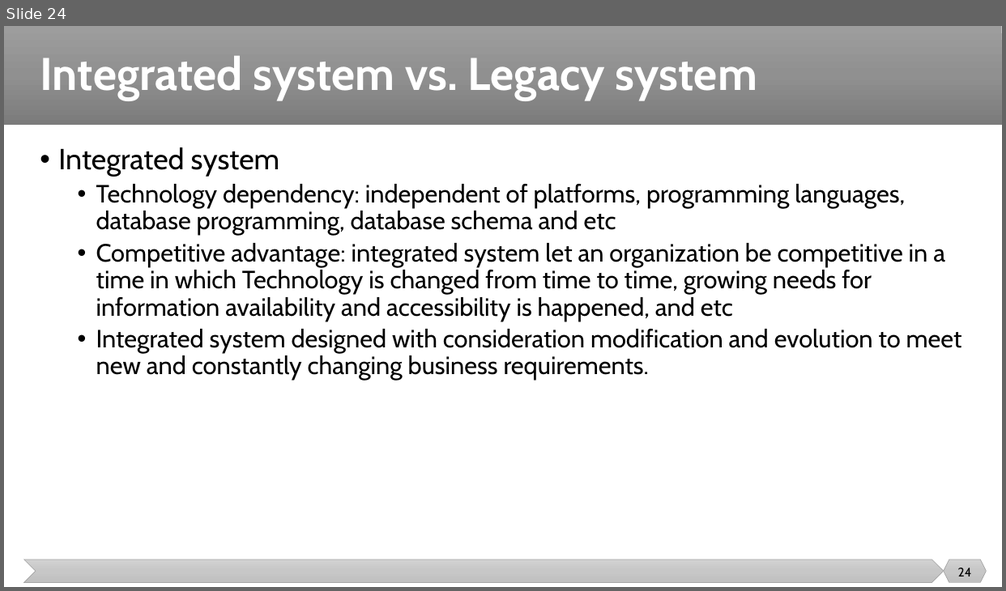
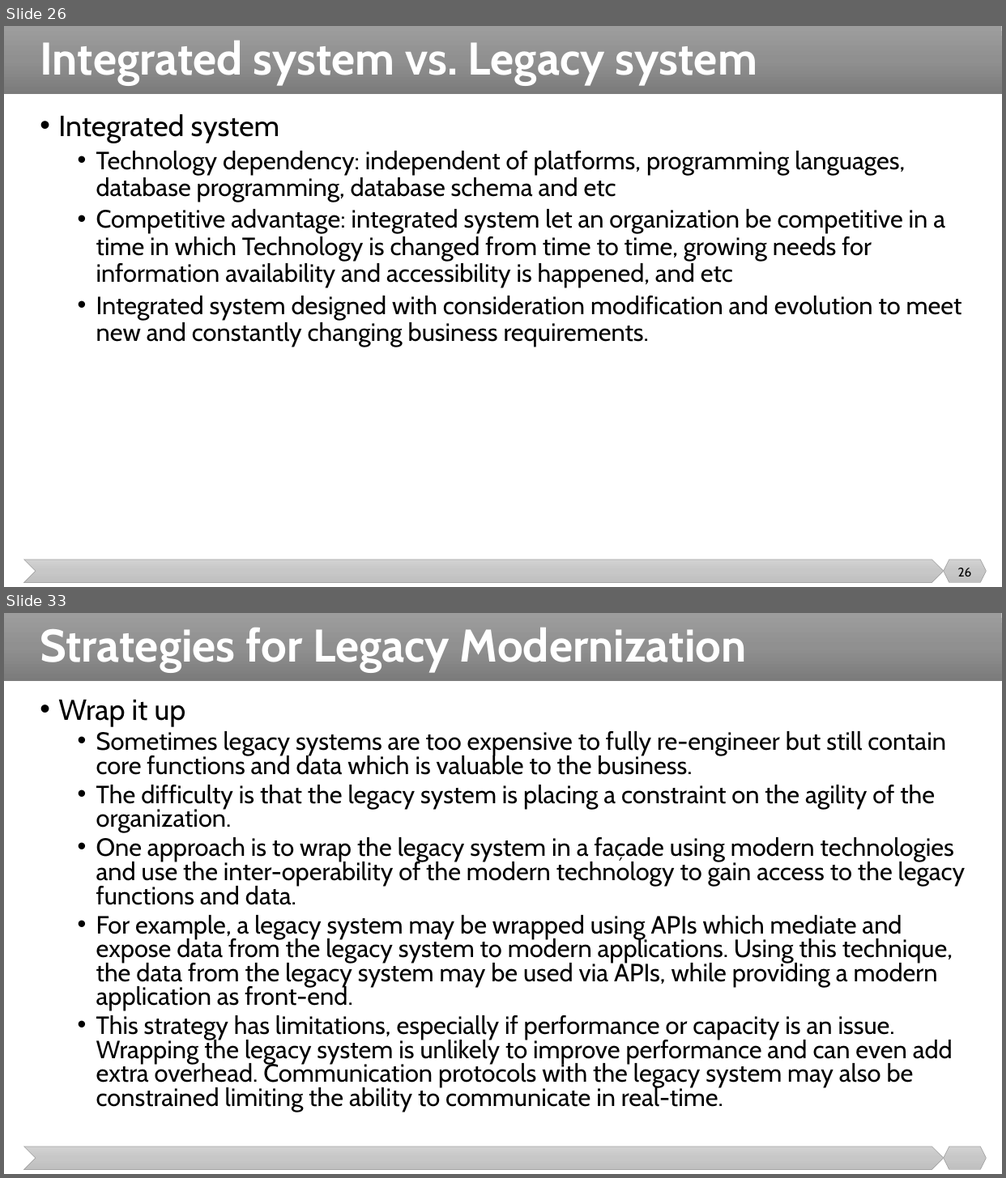
Before and after one commit to malenezi/malenezi, a slide deck: SE495/Lectures/1-Introduction/Introduction.pptx. Shown one above the other, each under a label of ours: slide 24 before the commit, slides 26 and 33 after it; the slides between them are not shown. The pictures are 1006x591 and 1006x1178 pixels, drawn with LibreOffice and Linux fonts; fonts in the diff are those of the drawing. Boxes give left, top, right and bottom in pixels: in the first picture for what was removed or moved away, otherwise in the second. Text is boxed around its words. In the diff, an @@ line names an element or a change of style, - is before the commit and + after.

```diff
--- a/SE495/Lectures/1-Introduction/Introduction.pptx
+++ b/SE495/Lectures/1-Introduction/Introduction.pptx
@@ slide 33 added at (4,613,1002,1174), background #FFFFFF; not listed: 3 template elements that a slide beside it also shows @@
@@ title added at (40,628,747,672), 44 pt, text #FFFFFF, bold @@
+Strategies for Legacy Modernization
@@ text added at (58,700,965,1112), 24 pt, text #000000 @@
+• Wrap it up
+  • Sometimes legacy systems are too expensive to fully re-engineer but still contain core functions and data which is valuable to the business.
+  • The difficulty is that the legacy system is placing a constraint on the agility of the organization.
+  • One approach is to wrap the legacy system in a façade using modern technologies and use the inter-operability of the modern technology to gain access to the legacy functions and data.
+  • For example, a legacy system may be wrapped using APIs which mediate and expose data from the legacy system to modern applications. Using this technique, the data from the legacy system may be used via APIs, while providing a modern application as front-end.
+  • This strategy has limitations, especially if performance or capacity is an issue. Wrapping the legacy system is unlikely to improve performance and can even add extra overhead. Communication protocols with the legacy system may also be constrained limiting the ability to communicate in real-time.
@@ what was slide 24 is now slide 26 @@
@@ slide 26 changed as well @@
@@ rectangle: place and size @@
-rectangle at (4,26,1002,125)
+rectangle at (4,26,1002,94)
@@ title "Integrated system vs. Legacy system": place and size @@
-title "Integrated system vs. Legacy system" at (40,56,757,101)
+title "Integrated system vs. Legacy system" at (40,41,757,85)
@@ text "Integrated system": place and size @@
-text "Integrated system" at (58,148,962,380)
+text "Integrated system" at (58,114,962,347)
@@ page number at (958,568,972,577): text changed @@
-24
+26
```
Also in this commit, not shown: 30 other slides changed, 17 other slides added, 6 slides removed, 11 other files.
